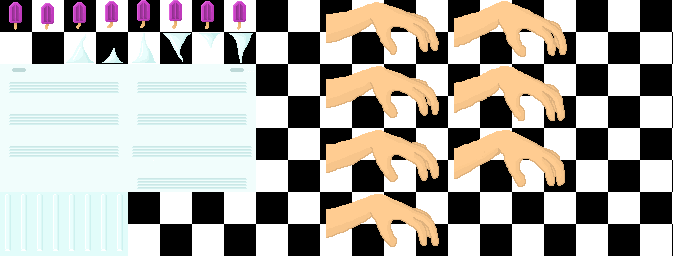
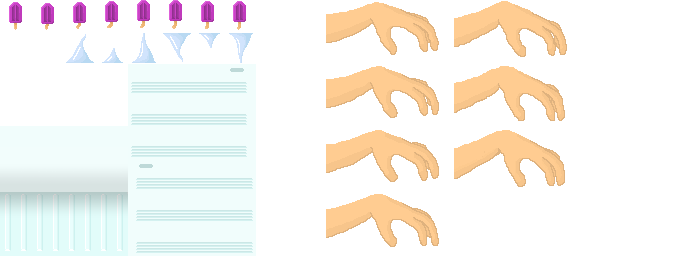
Comparing the layer stacks of the two 673 × 256 images. Changes:
added layer "Rectangle 2" (20%) above "Rectangle 1" over [0, 192, 128, 216]
added layer "Rectangle 1" (10%) above "Rectangle 3" over [0, 146, 128, 192]
added layer "Rectangle 3" (10%) above "Layer 55" over [66, 33, 253, 63]
moved "Layer 55" above "Layer 56", painted on it over [81, 33, 256, 157]
painted on "Layer 56" over [128, 146, 256, 256]
renamed "Layer 43" to "Layer 57", painted on it over [0, 0, 253, 192]
moved "Layer 54" above "Floor", painted on it over [0, 0, 567, 247]
painted on "Floor" over [84, 58, 89, 62]
hid "Layer 51" over [0, 0, 673, 256]
